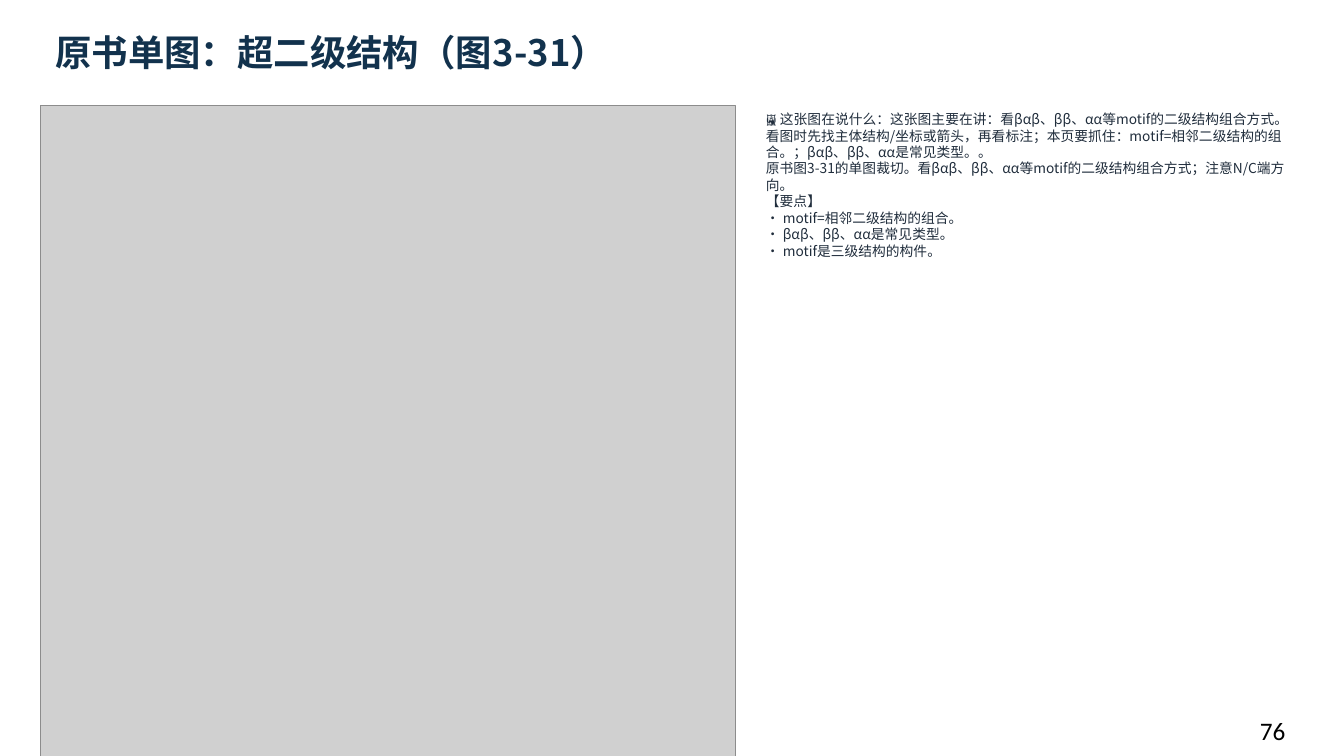
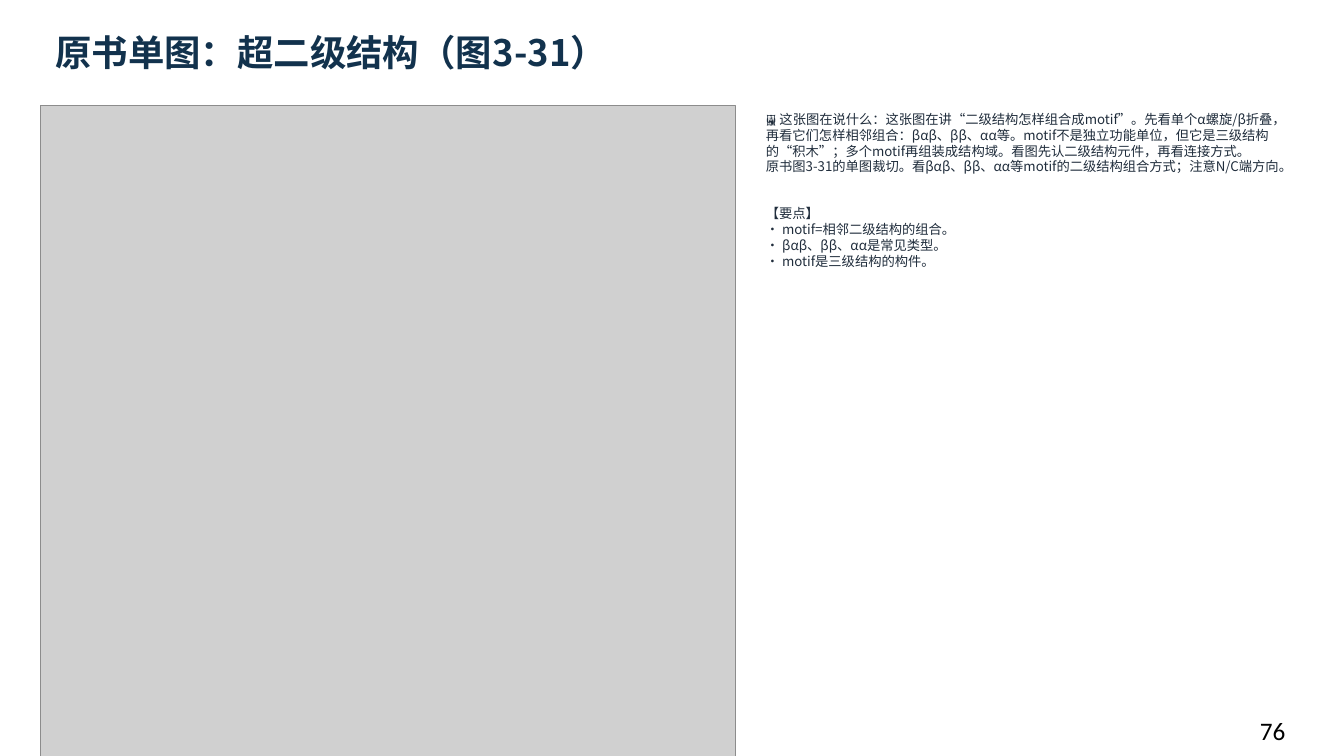
Before and after one commit to newkan-li/Biochemistry, a slide deck: slide 76 of downloads/bc03-ai-style.pptx. Drawn at 1344x756 pixels with LibreOffice and Linux fonts; fonts in the diff are those of the drawing; grey boxes stand for pictures. Boxes give left, top, right and bottom in pixels: in the first picture for what was removed or moved away, otherwise in the second. Text is boxed around its words. In the diff, an @@ line names an element or a change of style, - is before the commit and + after.

```diff
--- a/downloads/bc03-ai-style.pptx
+++ b/downloads/bc03-ai-style.pptx
@@ text at (x1=766, y1=113, x2=1292, y2=267): text changed; size 9.8 to 9.5 pt @@
-🖼 这张图在说什么：这张图主要在讲：看βαβ、ββ、αα等motif的二级结构组合方式。看图时先找主体结构/坐标或箭头，再看标注；本页要抓住：motif=相邻二级结构的组合。；βαβ、ββ、αα是常见类型。。
-原书图3-31的单图裁切。看βαβ、ββ、αα等motif的二级结构组合方式；注意N/C端方向。
-【要点】
-• motif=相邻二级结构的组合。
-• βαβ、ββ、αα是常见类型。
-• motif是三级结构的构件。
+🖼 这张图在说什么：这张图在讲“二级结构怎样组合成motif”。先看单个α螺旋/β折叠，再看它们怎样相邻组合：βαβ、ββ、αα等。motif不是独立功能单位，但它是三级结构的“积木”；多个motif再组装成结构域。看图先认二级结构元件，再看连接方式。
+原书图3-31的单图裁切。看βαβ、ββ、αα等motif的二级结构组合方式；注意N/C端方向。
+【要点】
+• motif=相邻二级结构的组合。
+• βαβ、ββ、αα是常见类型。
+• motif是三级结构的构件。
```
Also in this commit, not shown: 57 other slides changed, 5 other files.
